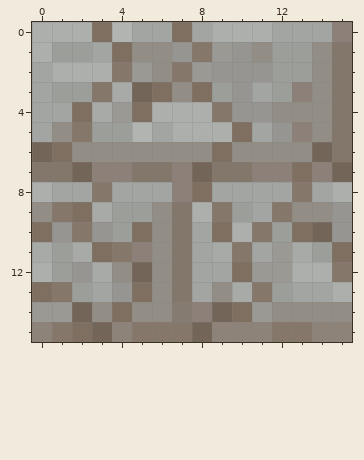
Edited in one commit: pixel-art sprite (textures/tms_calcite_cracked_brick.png). That is the earlier state.
The file is 16x16 pixels.
After:
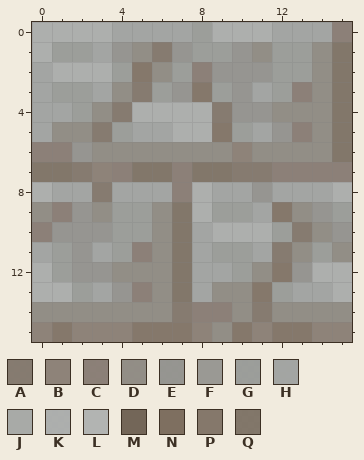
Palette (. is transparent): A #897e72f3  B #8e8379  C #8f837af3  D #969189f3  E #9a9994f3  F #9a9994  G #a0a29ef3  H #a8aaa7f3  J #a8aaa7  K #b2b4b2f3  L #b2b4b2  M #736658  N #7e6f60  P #85786b  Q #85796bf3
Changes in this commit:
y 0: x 3..4 NL -> KH; x 7..8 NH -> HG
y 1: x 4 N -> E; x 6 D -> A; x 8..9 PF -> GG
y 2: x 4..5 PF -> GP; x 7..8 PF -> GC
y 3: x 3..8 PJMNDN -> HDAGEP
y 4: x 2..5 NJFN -> GDAK; x 9 P -> A
y 5: x 2..3 PG -> DA; x 5 L -> H; x 9..10 KN -> PG
y 6: x 0..2 MND -> CCE; x 9..10 ND -> DB; x 14 M -> D
y 7: x 2..3 MC -> AB; x 8 M -> Q; x 10..11 QC -> AA; x 13 N -> C; x 15 M -> C
y 8: x 3 P -> A; x 8 N -> K; x 11 H -> E; x 13 P -> H
y 9: x 1..3 PNJ -> CED; x 9 P -> G; x 14..15 DE -> EG
y 10: x 0 N -> C; x 2 P -> E; x 5 N -> G; x 9 N -> K; x 11 P -> K; x 13..14 NM -> AD
y 11: x 0 J -> H; x 2..4 JNP -> EHG; x 9..10 JP -> GG; x 12..13 FJ -> AD; x 15 N -> D
y 12: x 3 J -> E; x 5 M -> D; x 10..13 NFFK -> GDPE; x 15 P -> K
y 13: x 0..1 NP -> KK; x 5 N -> C; x 10 J -> D
y 14: x 0..2 FFM -> DDD; x 4 N -> D; x 9..11 MNF -> CDA
y 15: x 2..3 NM -> BB; x 8..10 MBB -> BDP
